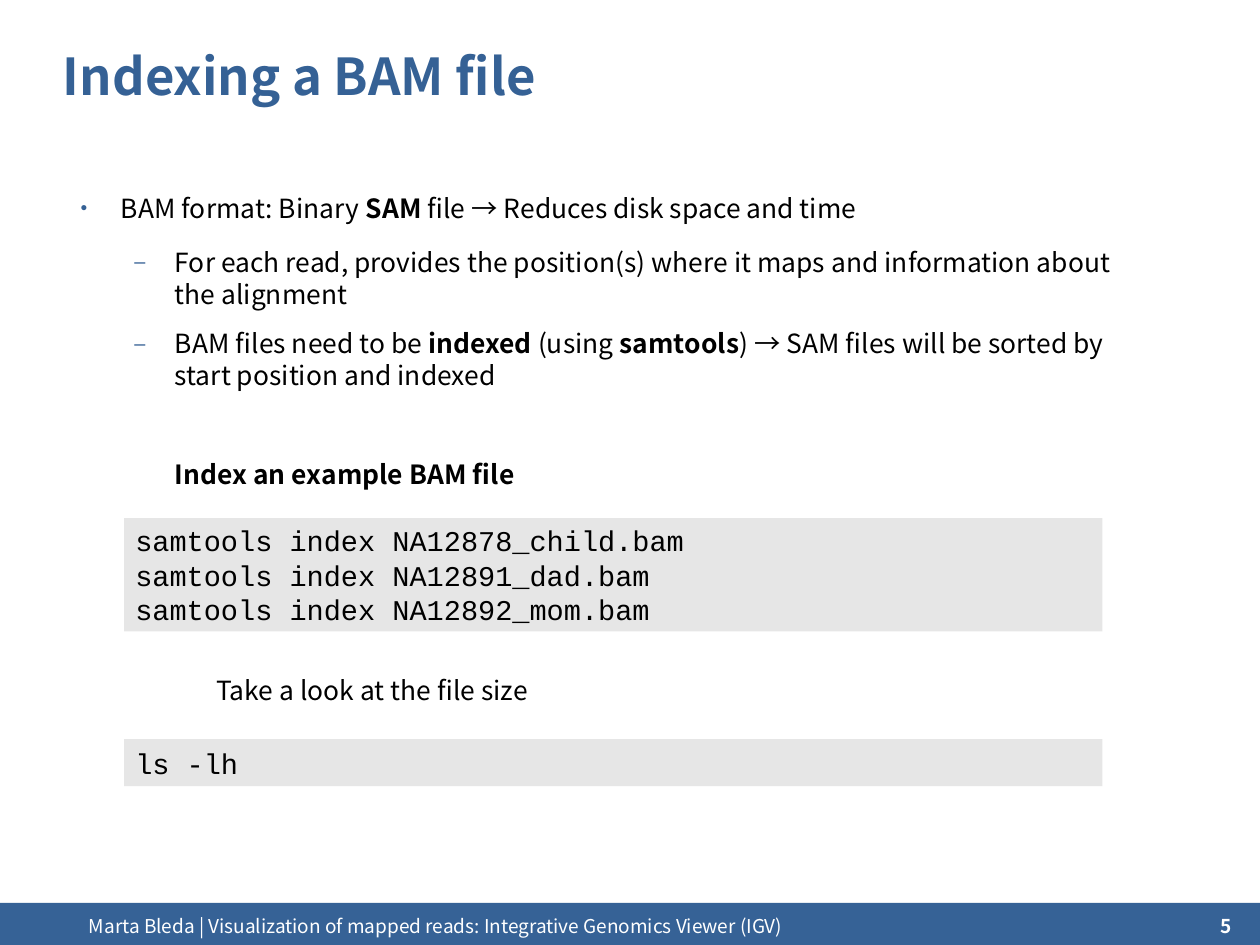
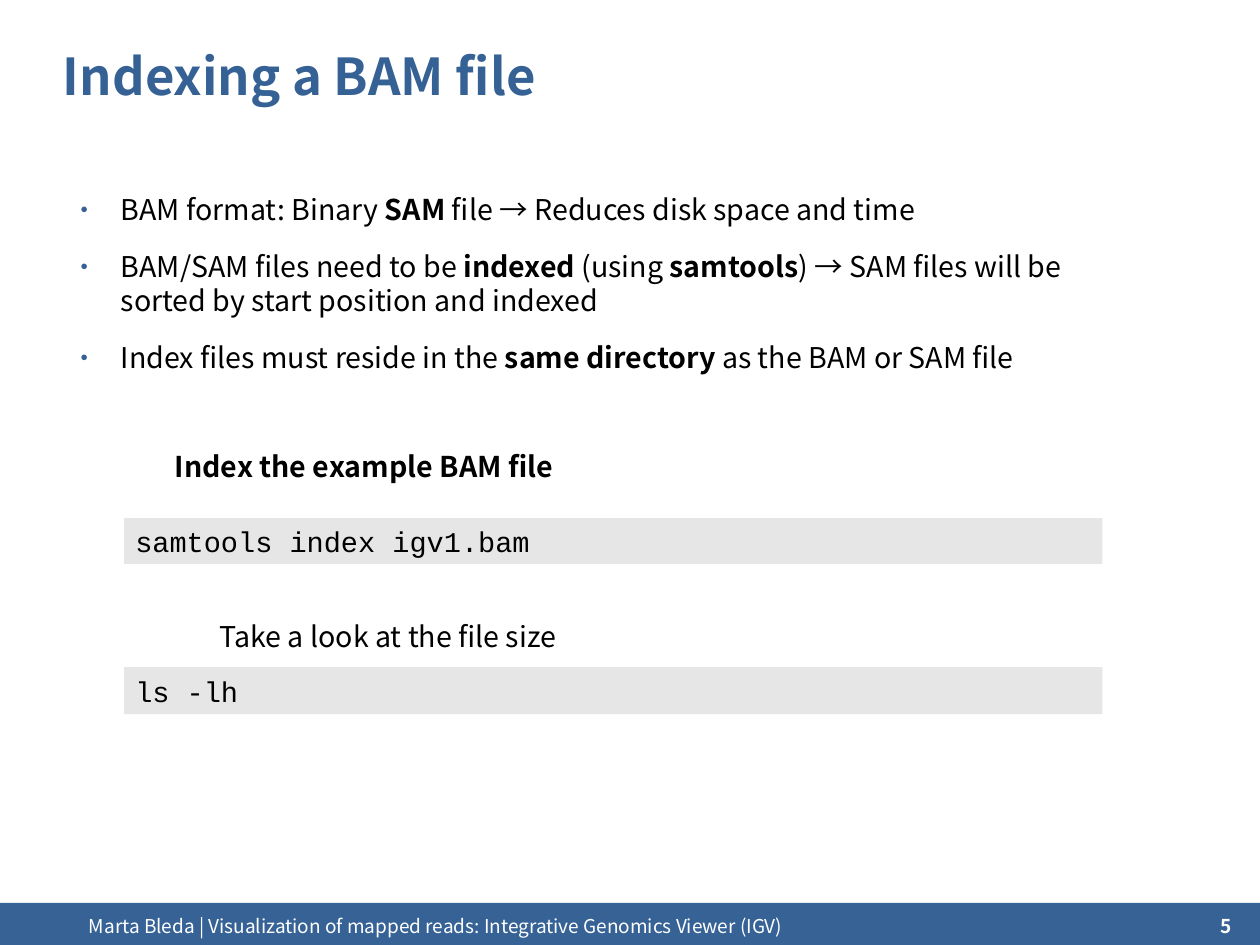
Before and after one commit to mbleda/ngscourse.github.io, a slide deck: slide 5 of COURSE_MATERIALS/visualization/slides/2014-Cambridge_visualisation.odp. Drawn at 1260x945 pixels with LibreOffice and Linux fonts; fonts in the diff are those of the drawing; background and template pictures are left out. Boxes give left, top, right and bottom in pixels: in the first picture for what was removed or moved away, otherwise in the second. Text is boxed around its words. In the diff, an @@ line names an element or a change of style, - is before the commit and + after.

```diff
--- a/COURSE_MATERIALS/visualization/slides/2014-Cambridge_visualisation.odp
+++ b/COURSE_MATERIALS/visualization/slides/2014-Cambridge_visualisation.odp
@@ text at bbox=[121, 197, 915, 648]: size 16.6 to 18 pt in "BAM format: Binary SAM file → Reduces ...", "Take a look at the file size" @@
@@ text at bbox=[121, 253, 1061, 483]: text changed; size 16.6 to 18 pt @@
-  – For each read, provides the position(s) where it maps and information about the alignment
-  – BAM files need to be indexed (using samtools) → SAM files will be sorted by start position and indexed
-Index an example BAM file
+● BAM/SAM files need to be indexed (using samtools) → SAM files will be sorted by start position and indexed
+● Index files must reside in the same directory as the BAM or SAM file
+Index the example BAM file
@@ rectangle "samtools index igv1.bam": place and size @@
-rectangle "samtools index igv1.bam" at bbox=[125, 518, 1103, 631]
+rectangle "samtools index igv1.bam" at bbox=[125, 518, 1103, 564]
@@ text in rectangle at bbox=[135, 532, 529, 558]: text changed @@
-samtools index NA12878_child.bam
-samtools index NA12891_dad.bam
-samtools index NA12892_mom.bam
+samtools index igv1.bam
@@ rectangle "ls -lh": place and size @@
-rectangle "ls -lh" at bbox=[125, 740, 1103, 787]
+rectangle "ls -lh" at bbox=[125, 668, 1103, 715]
```
Also in this commit, not shown: 5 other slides changed, 1 slide added, 14 other files.
